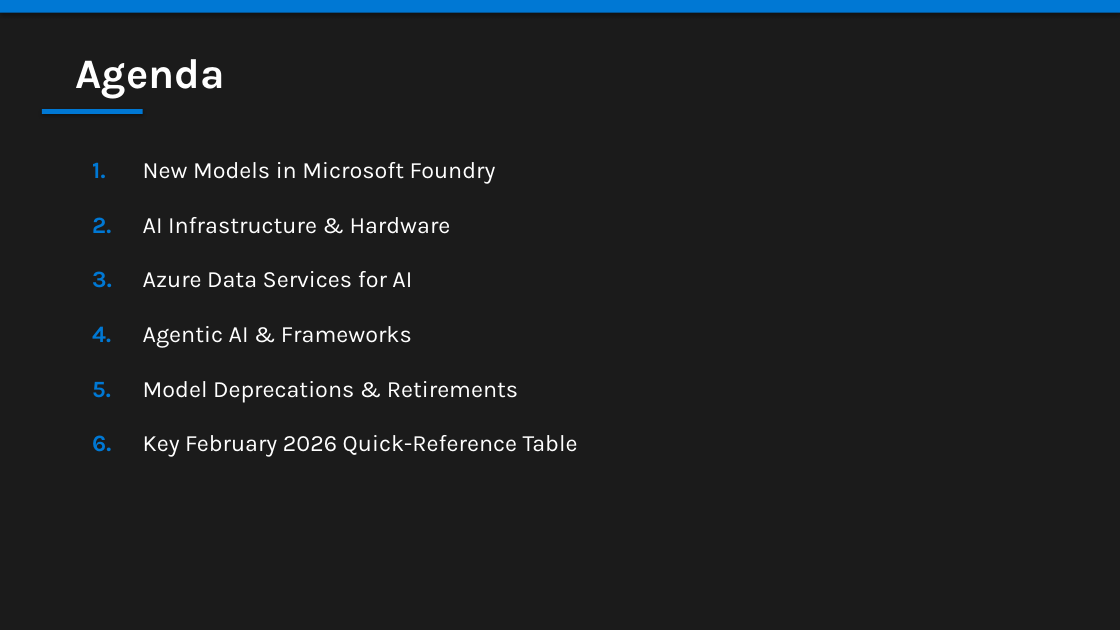
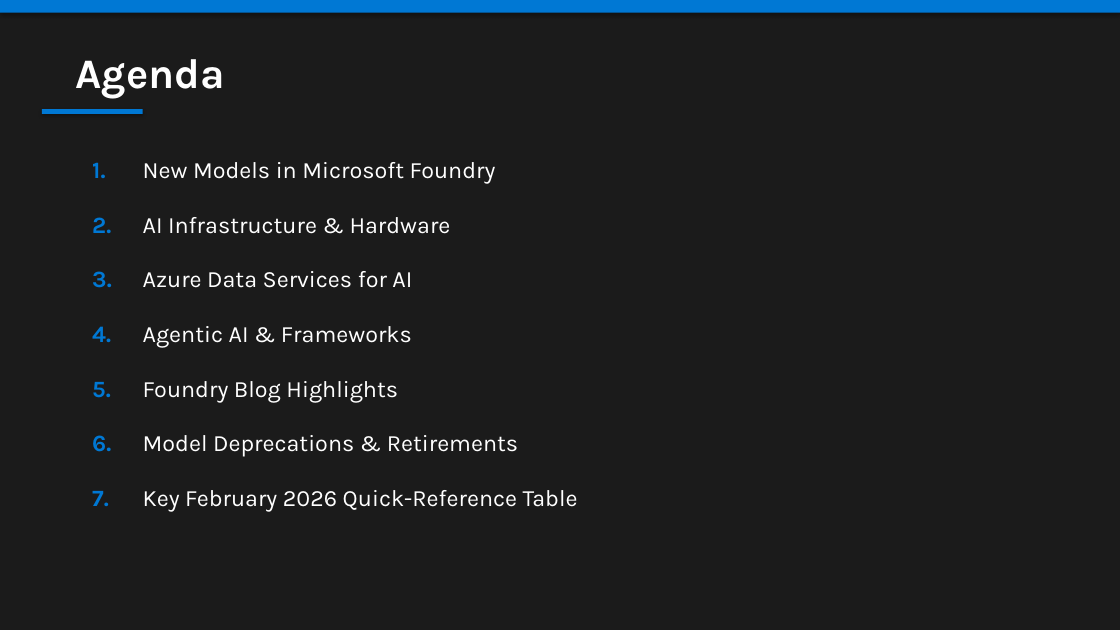
Before and after one commit to fuenfhausen/whats-new-in-microsoft-ai, a slide deck: slide 2 of whats-new-microsoft-ai-feb2026.pptx. Drawn at 1120x630 pixels with LibreOffice and Linux fonts; fonts in the diff are those of the drawing. Boxes give left, top, right and bottom in pixels: in the first picture for what was removed or moved away, otherwise in the second. Text is boxed around its words. In the diff, an @@ line names an element or a change of style, - is before the commit and + after.

Commit message:
Add Foundry Blog Highlights section to Feb 2026 edition

```diff
--- a/whats-new-microsoft-ai-feb2026.pptx
+++ b/whats-new-microsoft-ai-feb2026.pptx
@@ text added at bbox=[143, 381, 398, 402], 20 pt, text #FFFFFF @@
+Foundry Blog Highlights
@@ text "Model Deprecations & Retirements": place and size @@
-text "Model Deprecations & Retirements" at bbox=[143, 381, 518, 402]
+text "Model Deprecations & Retirements" at bbox=[143, 435, 518, 457]
@@ text "Key February 2026 Quick-Reference Table": place and size @@
-text "Key February 2026 Quick-Reference Table" at bbox=[143, 435, 578, 457]
+text "Key February 2026 Quick-Reference Table" at bbox=[143, 490, 578, 511]
@@ text added at bbox=[92, 491, 109, 506], 20 pt, text #0078D4, bold @@
+7.
```
Also in this commit, not shown: 2 other slides changed, 1 slide added, 2 other files.
